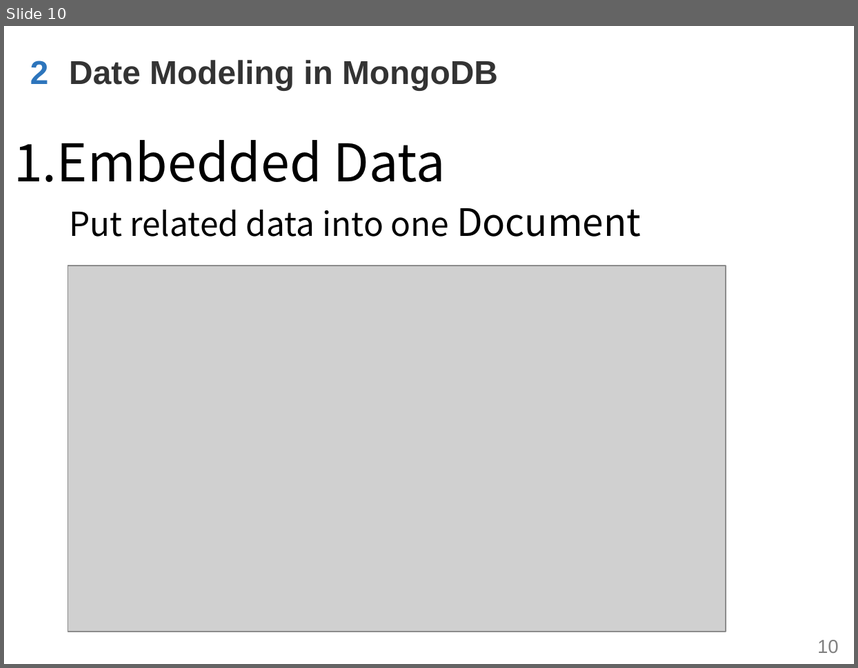
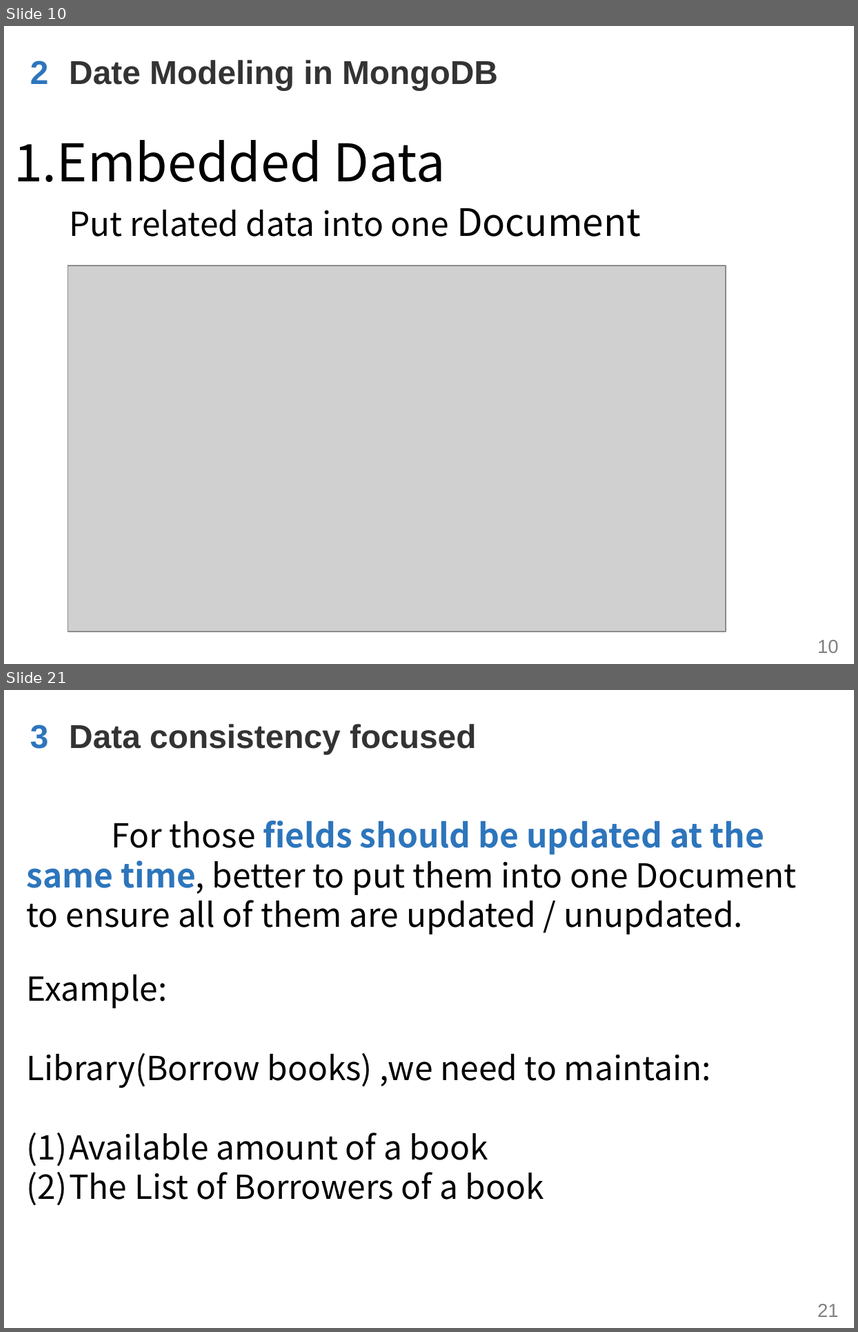
Before and after one commit to WenhaoXu/full-stack-web-course, a slide deck: db/mongodb/2017/materials/MongoDB_CH4_Modeling.pptx. Shown one above the other, each under a label of ours: slide 10 before the commit, slides 10 and 21 after it; the slides between them are not shown. The pictures are 858x668 and 858x1332 pixels, drawn with LibreOffice and Linux fonts; fonts in the diff are those of the drawing; grey boxes stand for pictures; background and template pictures are left out. Boxes give left, top, right and bottom in pixels: in the first picture for what was removed or moved away, otherwise in the second. Text is boxed around its words. In the diff, an @@ line names an element or a change of style, - is before the commit and + after.

```diff
--- a/db/mongodb/2017/materials/MongoDB_CH4_Modeling.pptx
+++ b/db/mongodb/2017/materials/MongoDB_CH4_Modeling.pptx
@@ slide 21 added at (4, 690, 854, 1328), background #FFFFFF; not listed: 1 template element that a slide beside it also shows @@
@@ text added at (30, 724, 49, 749), 28 pt, text #2D75BC, bold @@
+3
@@ text added at (69, 724, 476, 754), 28 pt, text #333333, bold @@
+Data consistency focused
@@ text added at (27, 820, 797, 1205), 28 pt, text #000000 @@
+For those fields should be updated at the same time, better to put them into one Document to ensure all of them are updated / unupdated.
+Example:
+Library(Borrow books) ,we need to maintain:
+(1) Available amount of a book
+(2) The List of Borrowers of a book
```
Also in this commit, not shown: 1 slide changed, 13 other slides added.
